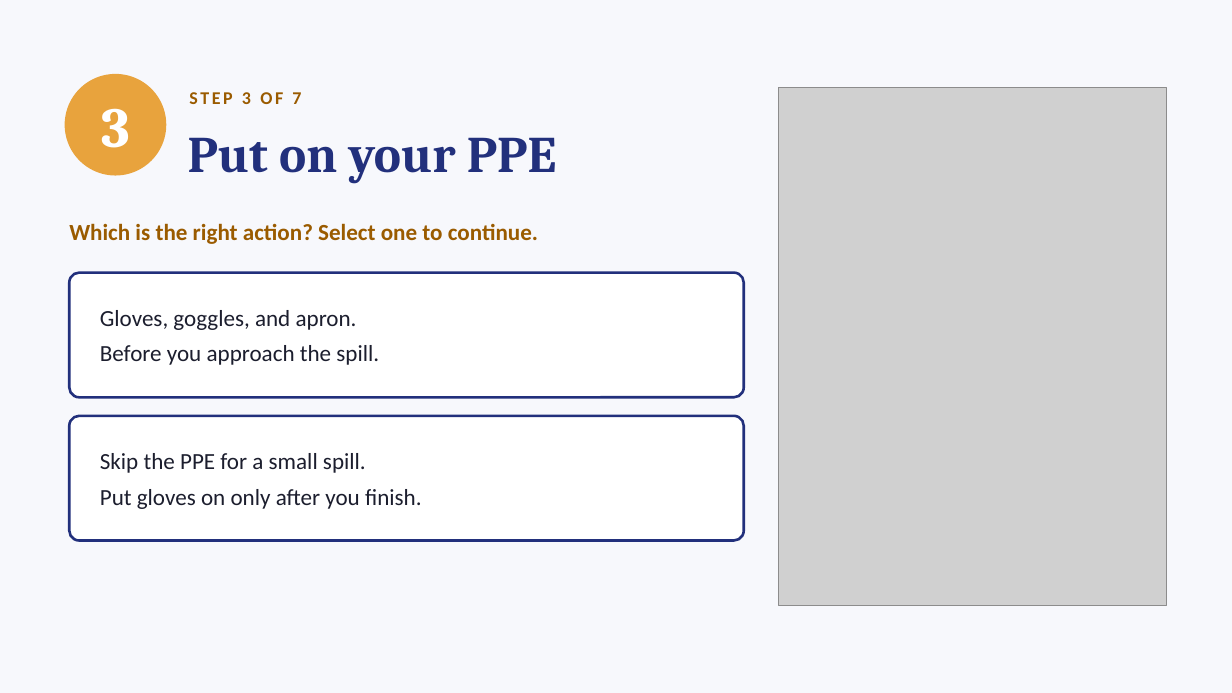
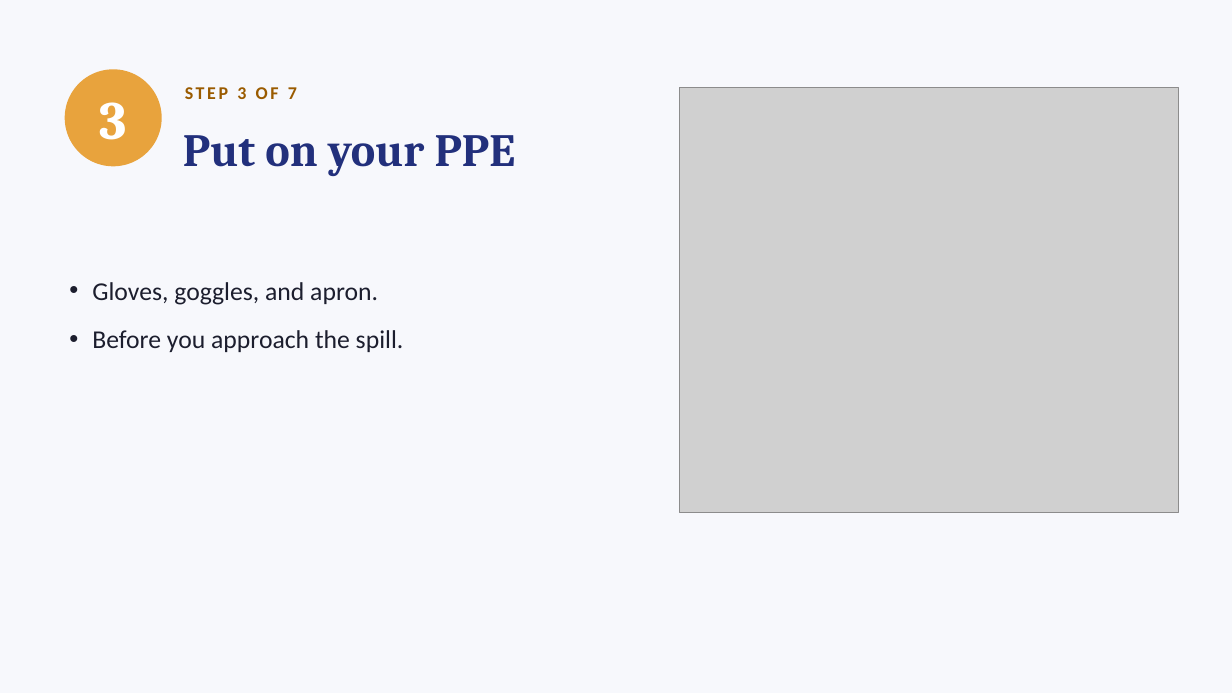
Before and after one commit to ProfeAnaEslavaEdTech/eLearningportfolio, a slide deck: slide 4 of assets/Spill-7-Steps-video.pptx. Drawn at 1232x693 pixels with LibreOffice and Linux fonts; fonts in the diff are those of the drawing; grey boxes stand for pictures. Boxes give left, top, right and bottom in pixels: in the first picture for what was removed or moved away, otherwise in the second. Text is boxed around its words. In the diff, an @@ line names an element or a change of style, - is before the commit and + after.

```diff
--- a/assets/Spill-7-Steps-video.pptx
+++ b/assets/Spill-7-Steps-video.pptx
@@ text "3" at (x1=99, y1=102, x2=126, y2=140): size 44 to 42 pt @@
@@ ellipse resized from (x1=65, y1=74, x2=166, y2=176) to (x1=65, y1=69, x2=162, y2=166) @@
@@ text "STEP 3 OF 7" moved from (x1=189, y1=92, x2=301, y2=104) to (x1=185, y1=87, x2=297, y2=99) @@
@@ picture resized from (x1=779, y1=88, x2=1167, y2=605) to (x1=679, y1=88, x2=1178, y2=513) @@
@@ text "Put on your PPE" at (x1=183, y1=135, x2=516, y2=176): size 40 to 36 pt @@
@@ text "Gloves, goggles, and apron." moved from (x1=69, y1=273, x2=744, y2=397) to (x1=92, y1=282, x2=404, y2=352) @@
@@ text "Gloves, goggles, and apron." at (x1=92, y1=282, x2=404, y2=352): size 18 to 20 pt; bullet none to •; more space between paragraphs; fill #FFFFFF to none; outline #22307C 2 pt to none @@
@@ text removed at (x1=69, y1=223, x2=538, y2=244) @@
-Which is the right action? Select one to continue.
@@ rounded rectangle removed at (x1=69, y1=416, x2=744, y2=541) @@
-Skip the PPE for a small spill.
-Put gloves on only after you finish.
```
Also in this commit, not shown: 8 other slides changed.
